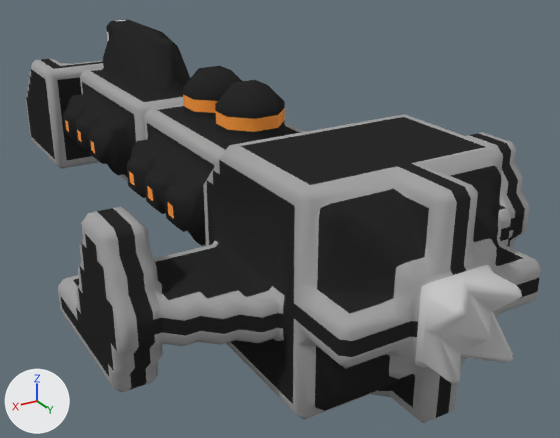
The OBJ model src/jsMain/resources/meshes/ndrc-5-krijgschuit-class.obj: old version first, new version second.
One viewpoint serves both versions: a 50 mm camera at (28.2, 59.5, -28.7) aimed at (-4.3, 5.4, -55.8). Every picture has the same lights, and +X, +Y and +Z are marked at lower left. Where no turn or scale is listed for an object, it has been applied to the vertices.

Objects in the first picture: 'ndrc-5-krijgschuit-class'.
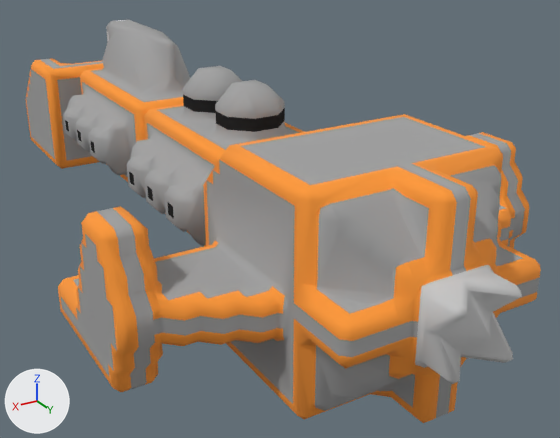
The newer file is also turned or shifted as a whole; pictures and numbers use the older file's frame.

Where the change shows, as pixel boxes [x1, y1, x2, y2] in the pictures (560 x 438 px; the box of a moved part takes in the faces that stretch with it):
part 1 of me_ndrc_5_krijgschuit_class, moved or reshaped
    before: [298, 241, 500, 394]
    after: [299, 283, 520, 381]
part 2 of me_ndrc_5_krijgschuit_class, moved or reshaped (not visible afterwards)
    before: [163, 34, 190, 87]
part 3 of me_ndrc_5_krijgschuit_class, surface changed
    both: [25, 20, 541, 423]

The change in detail:
me_ndrc_5_krijgschuit_class is used by ob_ndrc_5_krijgschuit_class; location (0.0, 0.0, 0.0).
me_ndrc_5_krijgschuit_class had 2283 vertices, 4330 faces and spanned x -16.5..16.5, y -34.5..34.5, z -58.7..-41.7.
me_ndrc_5_krijgschuit_class now has 2281 vertices, 4332 faces and spans x -16.5..16.5, y -34.5..34.5, z -58.7..-41.7.
me_ndrc_5_krijgschuit_class part 1: 2 vertices moved from x -1.5..2.0, y 33.0..33.5, z -52.2..-51.2 to x -0.5..2.0, y 33.0..34.0, z -51.7..-51.2; 9 vertices removed from x -4.0..7.0, y 27.5..34.0, z -58.2..-47.2; 7 vertices added at x -4.0..7.0, y 27.5..33.0, z -58.2..-49.2.
me_ndrc_5_krijgschuit_class part 2: 2 vertices removed from x -0.5..2.0, y -8.0..0.5, z -46.2..-44.2; 1 vertex added at x 1.5, y 0.0, z -46.2.
me_ndrc_5_krijgschuit_class part 3: 3518 kept faces spanning x -16.5..16.5, y -34.5..31.8, z -58.7..-41.7 get new texture (UV) coordinates.
